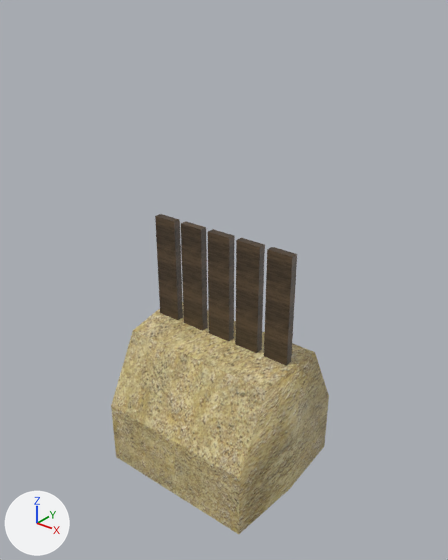
Renders of the COLLADA model art/meshes/structural/tupis_wall_tower.dae from each side of a commit.
The view is the same before and after, from a camera (50 mm lens) standing at (19.1, -23.6, 18.9) and looking at (0.0, 0.2, 4.1). Lighting does not change. The marker at lower left points along +X, +Y and +Z.

Names of what the first picture shows: 'wall_tupi_tower'.
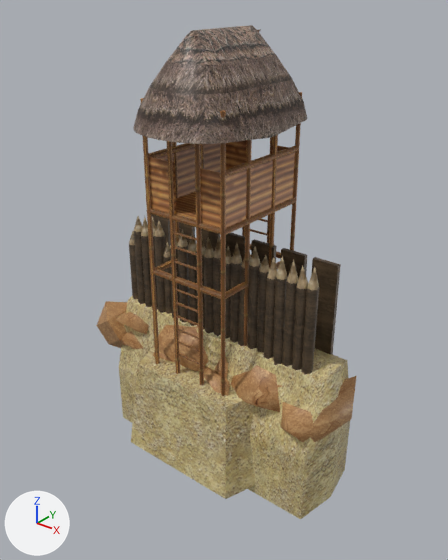
Commit message: Reforma wall tupi

Where the change shows, as pixel boxes [x1, y1, x2, y2] in the pictures (448 x 560 px; the box of a moved part takes in the faces that stretch with it):
'wall_tupi_tower', reshaped (19% wider, 54% taller): before [111, 214, 329, 534]; after [96, 25, 356, 519]
part 1 of me_cubo_008, moved or reshaped: before [155, 214, 183, 320]; after [152, 214, 171, 247]
part 2 of me_cubo_008, moved or reshaped: before [181, 221, 208, 331]; after [179, 222, 195, 246]
part 3 of me_cubo_008, moved or reshaped: before [208, 229, 235, 341]; after [201, 229, 220, 251]
part 4 of me_cubo_008, moved or reshaped: before [235, 238, 265, 353]; after [226, 233, 245, 262]
part 5 of me_cubo_008, moved or reshaped: before [264, 247, 297, 366]; after [251, 239, 277, 264]
part 6 of me_cubo_008, added (black): after [281, 248, 307, 280]
part 7 of me_cubo_008, added (brown): after [312, 257, 341, 355]
part 8 of me_cubo_008, rebuilt: before [111, 302, 329, 534]; after [131, 347, 255, 499]
part 9 of me_cubo_008, added (brown): after [96, 25, 356, 519]

The change, as a list of edits to the scene's bpy script:
```text
Change me_cubo_008:
    used by ob_wall_tupi_tower; location = (0.0, 0.0, 0.0)
    remove me_cubo_008.from_pydata(...)  # 58 vertices, 78 faces; spans x -5.09..5.07, y -4.45..4.45, z -7.73..6.89
    add me_cubo_008.from_pydata(...)  # 2873 vertices, 4527 faces; spans x -8.91..8.19, y -4.44..4.85, z -6.7..16.87
    me_cubo_008 part 1: the loose piece of 8 vertices spanning x -4.58..-3.12, y -0.22..0.22, z -0.35..6.89 is scaled about its middle by (0.976, 0.56, 0.783), then moved by (-1.77, 1.25, 0.32)
    me_cubo_008 part 2: the loose piece of 8 vertices spanning x -2.66..-1.2, y -0.22..0.22, z -0.35..6.89 is scaled about its middle by (0.976, 0.56, 0.783), then moved by (-1.82, 1.25, 0.32)
    me_cubo_008 part 3: the loose piece of 8 vertices spanning x -0.74..0.72, y -0.22..0.22, z -0.35..6.89 is scaled about its middle by (0.976, 0.56, 0.783), then moved by (-1.86, 1.25, 0.32)
    me_cubo_008 part 4: the loose piece of 8 vertices spanning x 1.18..2.64, y -0.22..0.22, z -0.35..6.89 is scaled about its middle by (0.976, 0.56, 0.783), then moved by (-1.91, 1.25, 0.32)
    me_cubo_008 part 5: the loose piece of 8 vertices spanning x 3.1..4.56, y -0.22..0.22, z -0.35..6.89 is scaled about its middle by (0.976, 0.56, 0.783), then moved by (-1.96, 1.25, 0.32)
    me_cubo_008 part 6: the loose piece of 8 vertices spanning x 3.1..4.56, y -0.22..0.22, z -0.35..6.89 is copied, and the copy is scaled about its middle by (0.976, 0.56, 0.783), then moved by (-0.08, 1.25, 0.32); it spans x 3.03..4.46, y 1.13..1.37, z 0.75..6.42
    me_cubo_008 part 7: the loose piece of 8 vertices spanning x 3.1..4.56, y -0.22..0.22, z -0.35..6.89 is copied, and the copy is scaled about its middle by (0.976, 0.56, 0.783), then moved by (1.79, 1.25, 0.32); it spans x 4.91..6.34, y 1.13..1.37, z 0.75..6.42
    me_cubo_008 part 8: the loose piece of 18 vertices spanning x -5.09..5.07, y -4.45..4.45, z -7.73..0.71 is rebuilt with 12 vertices and now spans x -5.13..5.14, y -4.16..4.57, z -6.14..-0.68
    me_cubo_008 part 9: 2805 vertices added at x -8.91..8.19, y -4.44..4.85, z -6.7..16.87
```
